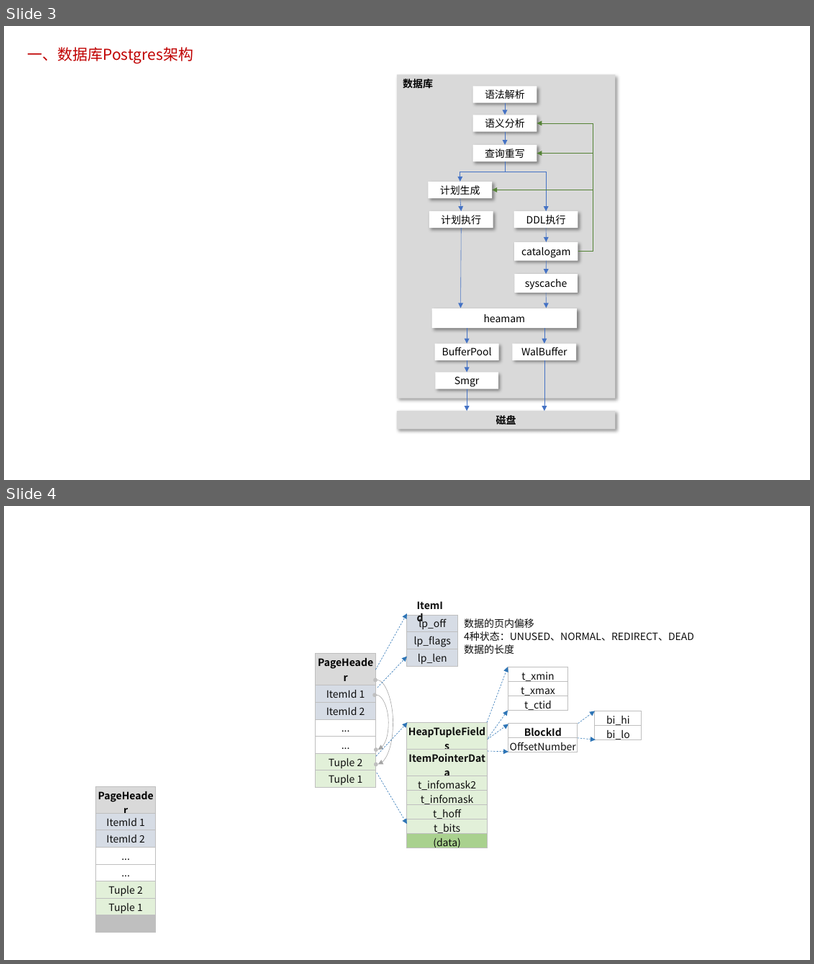
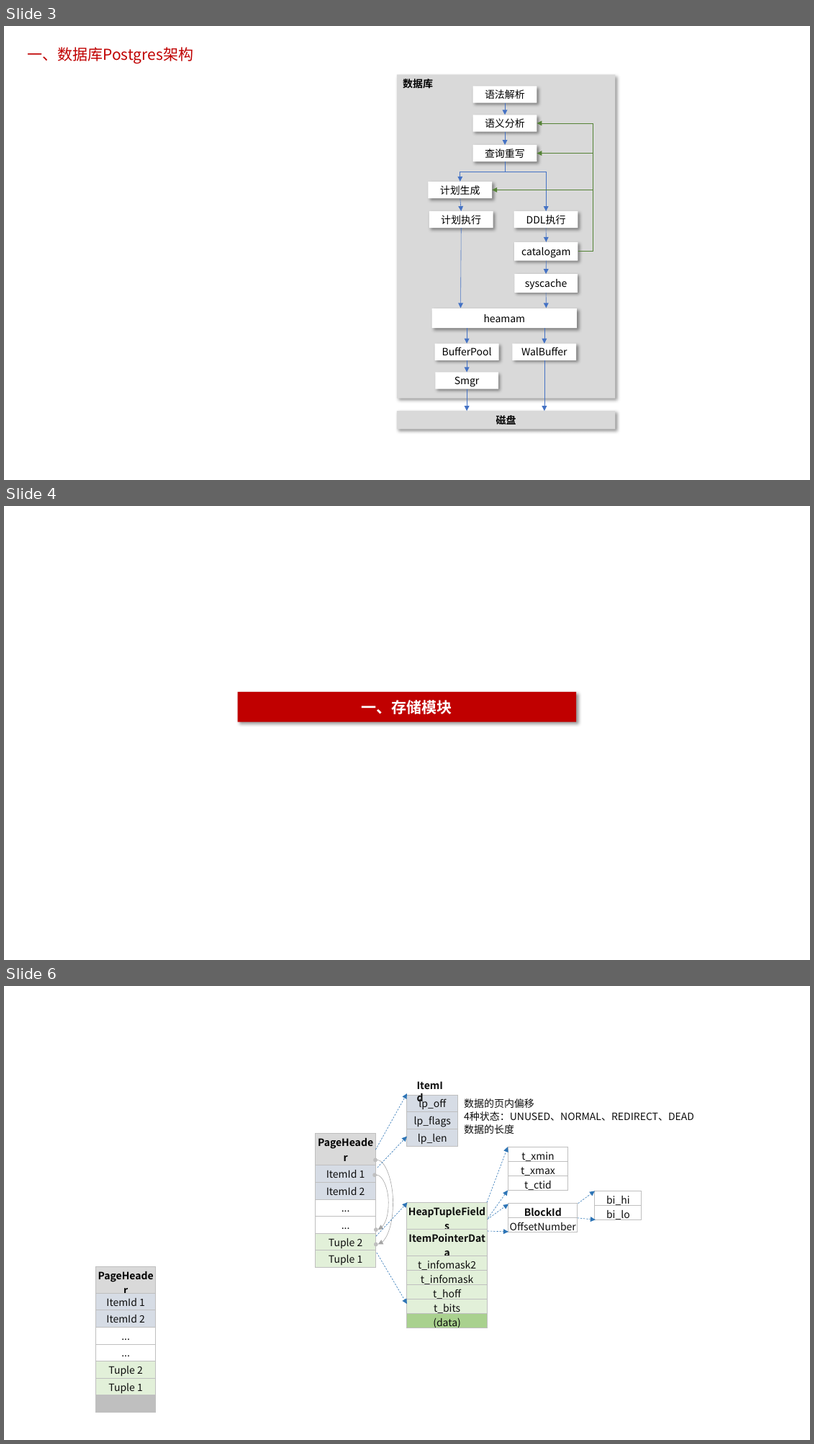
Before and after one commit to poorkk/lorand, a slide deck: source/doc/数据库安全.pptx. Shown one above the other, each under a label of ours: slides 3 and 4 before the commit, slides 3, 4 and 6 after it; the slides between them are not shown. The pictures are 814x964 and 814x1444 pixels, drawn with LibreOffice and Linux fonts; fonts in the diff are those of the drawing. Boxes give left, top, right and bottom in pixels: in the first picture for what was removed or moved away, otherwise in the second. Text is boxed around its words. In the diff, an @@ line names an element or a change of style, - is before the commit and + after.

```diff
--- a/source/doc/数据库安全.pptx
+++ b/source/doc/数据库安全.pptx
@@ slide 4 added at (4,506,810,960), background #FFFFFF @@
@@ rectangle added at (238,692,577,722), fill #C00000, 18 pt, text #FFFFFF, bold @@
+一、存储模块
@@ what was slide 4 is now slide 6 @@
```
Also in this commit, not shown: 1 other slide added, 2 other files.
